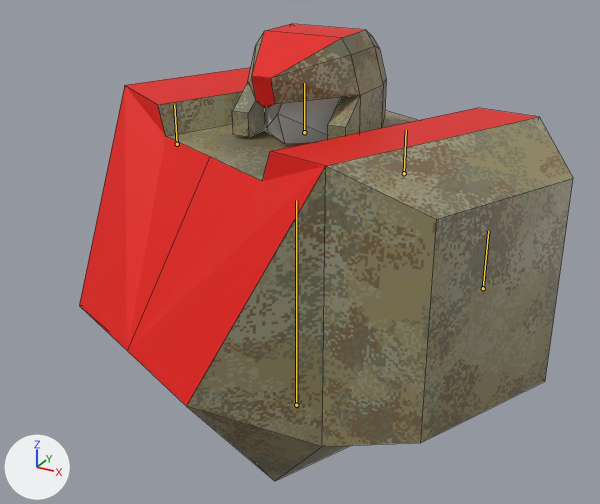
What one commit did to the Blender file resources/mechparts/body/mech_body05.blend.
Before and after are seen from a 50 mm camera at (0.785, -1.412, 1.092) aimed at (0.018, -0.018, 0.395). Lighting does not change. The marker at lower left points along +X, +Y and +Z. Both versions are drawn at frame 15 of the action 'melee_right'; the numbers are the values there. The bones that bend it are drawn over the model as lines. Mesh edges are drawn as thin lines.

Objects in the first picture: 'body'.
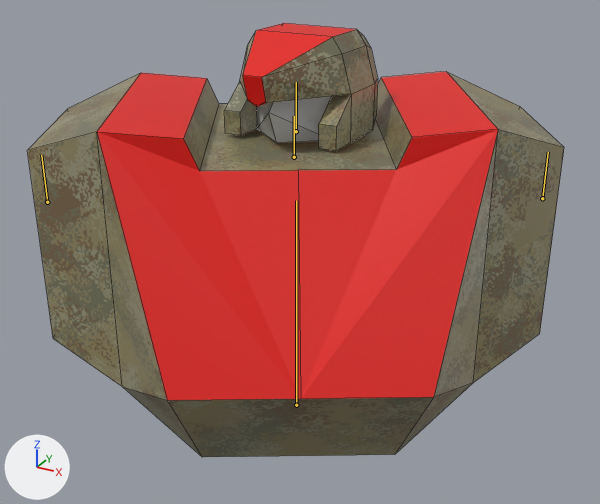
Location of each change, (x1, y1, x2, y2) in pixels of the pictures (600 x 504 px):
'body', posed (9% wider)
    before: (79, 24, 573, 481)
    after: (27, 23, 564, 457)
bone 'head', root to tip
    before: (304, 132) to (304, 83)
    after: (296, 131) to (296, 82)

The change, as a diff of the scene's bpy script:
```diff
--- a/resources/mechparts/body/mech_body05.blend.py
+++ b/resources/mechparts/body/mech_body05.blend.py
@@ bone_body @@
 bone_body = bpy.data.objects['Armature'].pose.bones['body']
-bone_body.rotation_quaternion = (0.972, 0.0, -0.214, 0.0)  # degrees (0, -25, 0)
+bone_body.rotation_quaternion = (0.966, 0.0, 0.259, 0.0)  # degrees (0, 30, 0)
@@ bone_head @@
 bone_head = bpy.data.objects['Armature'].pose.bones['head']  # child of 'body'
-bone_head.rotation_quaternion = (0.972, 0.0, 0.214, 0.0)  # degrees (0, 25, 0)
+bone_head.rotation_quaternion = (0.966, 0.0, -0.259, 0.0)  # degrees (0, -30, 0)
```
